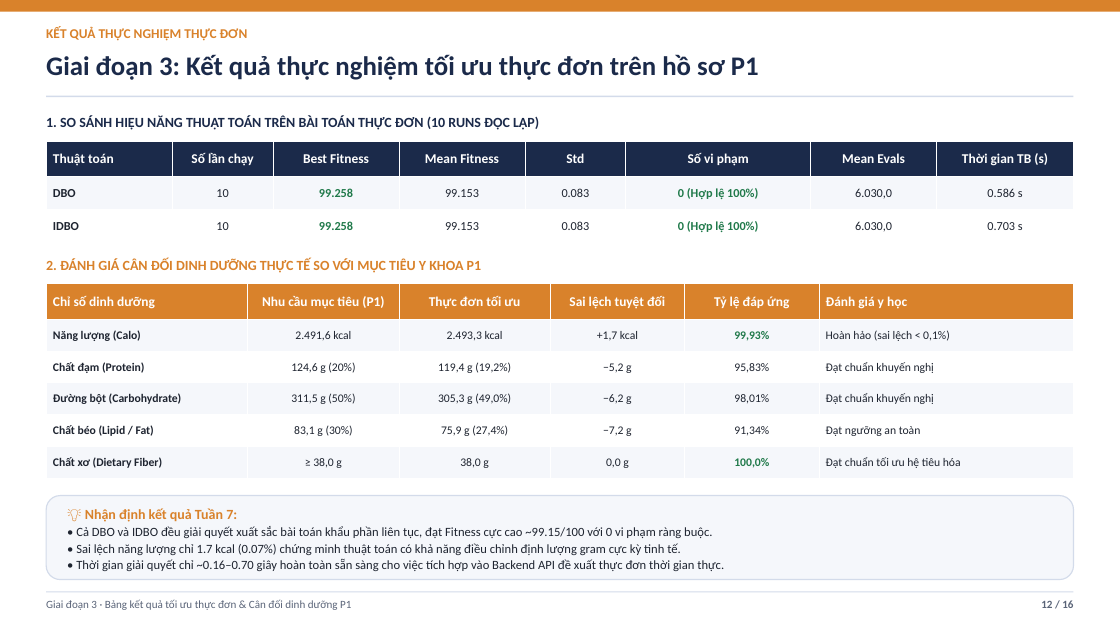
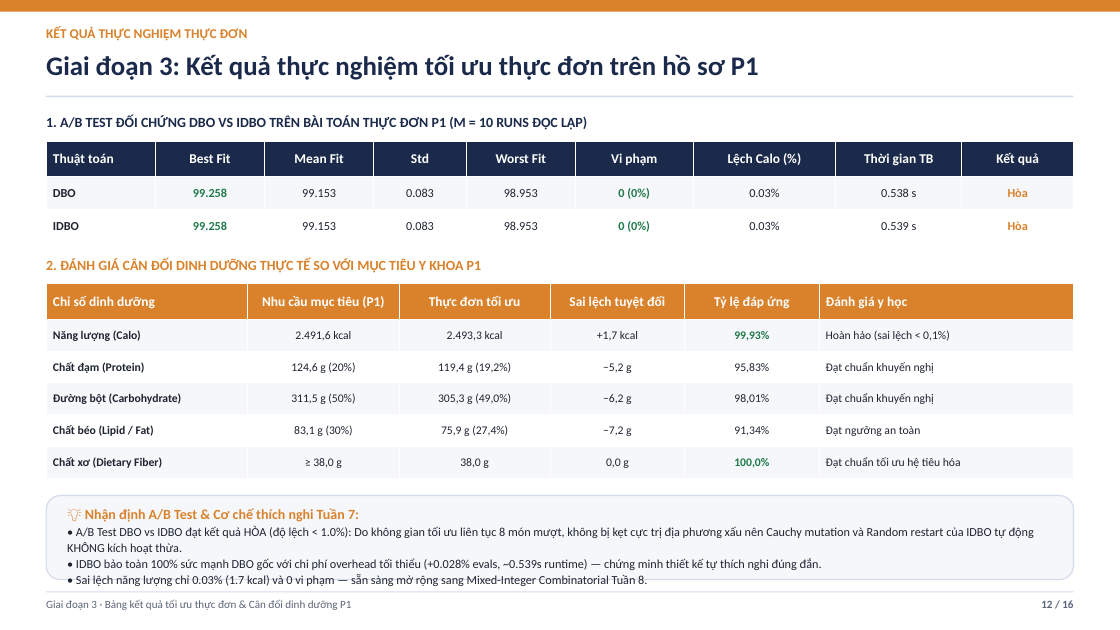
Before and after one commit to duylequang2303/DBO_heathcare, a slide deck: slide 12 of docs/Slide_Bao_Cao_Tuan_1_7_DBO_IDBO.pptx. Drawn at 1120x630 pixels with LibreOffice and Linux fonts; fonts in the diff are those of the drawing. Boxes give left, top, right and bottom in pixels: in the first picture for what was removed or moved away, otherwise in the second. Text is boxed around its words. In the diff, an @@ line names an element or a change of style, - is before the commit and + after.

Commit message:
fix(week7): add portion rounding (0.1) and DBO-vs-IDBO A/B test (0.2)

```diff
--- a/docs/Slide_Bao_Cao_Tuan_1_7_DBO_IDBO.pptx
+++ b/docs/Slide_Bao_Cao_Tuan_1_7_DBO_IDBO.pptx
@@ text at <box>46,115,587,130</box>: text changed @@
-1. SO SÁNH HIỆU NĂNG THUẬT TOÁN TRÊN BÀI TOÁN THỰC ĐƠN (10 RUNS ĐỘC LẬP)
+1. A/B TEST ĐỐI CHỨNG DBO VS IDBO TRÊN BÀI TOÁN THỰC ĐƠN P1 (M = 10 RUNS ĐỘC LẬP)
@@ table at <box>46,141,1074,244</box> @@
-column 2: Số lần chạy | 10 | 10
-column 3: Best Fitness | 99.258 | 99.258
-column 4: Mean Fitness | 99.153 | 99.153
+column 2: Best Fit | 99.258 | 99.258
+column 3: Mean Fit | 99.153 | 99.153
-column 6: Số vi phạm | 0 (Hợp lệ 100%) | 0 (Hợp lệ 100%)
-column 7: Mean Evals | 6.030,0 | 6.030,0
-column 8: Thời gian TB (s) | 0.586 s | 0.703 s
+column 5: Worst Fit | 98.953 | 98.953
+column 6: Vi phạm | 0 (0%) | 0 (0%)
+column 7: Lệch Calo (%) | 0.03% | 0.03%
+column 8: Thời gian TB | 0.538 s | 0.539 s
+column 9: Kết quả | Hòa | Hòa
@@ text at <box>67,508,1034,586</box>: text changed; size 10.8 to 10.5 pt @@
-💡 Nhận định kết quả Tuần 7:
-• Cả DBO và IDBO đều giải quyết xuất sắc bài toán khẩu phần liên tục, đạt Fitness cực cao ~99.15/100 với 0 vi phạm ràng buộc.
-• Sai lệch năng lượng chỉ 1.7 kcal (0.07%) chứng minh thuật toán có khả năng điều chỉnh định lượng gram cực kỳ tinh tế.
-• Thời gian giải quyết chỉ ~0.16–0.70 giây hoàn toàn sẵn sàng cho việc tích hợp vào Backend API đề xuất thực đơn thời gian thực.
+💡 Nhận định A/B Test & Cơ chế thích nghi Tuần 7:
+• A/B Test DBO vs IDBO đạt kết quả HÒA (độ lệch < 1.0%): Do không gian tối ưu liên tục 8 món mượt, không bị kẹt cực trị địa phương xấu nên Cauchy mutation và Random restart của IDBO tự động KHÔNG kích hoạt thừa.
+• IDBO bảo toàn 100% sức mạnh DBO gốc với chi phí overhead tối thiểu (+0.028% evals, ~0.539s runtime) — chứng minh thiết kế tự thích nghi đúng đắn.
+• Sai lệch năng lượng chỉ 0.03% (1.7 kcal) và 0 vi phạm — sẵn sàng mở rộng sang Mixed-Integer Combinatorial Tuần 8.
```
Also in this commit, not shown: 9 other files.
